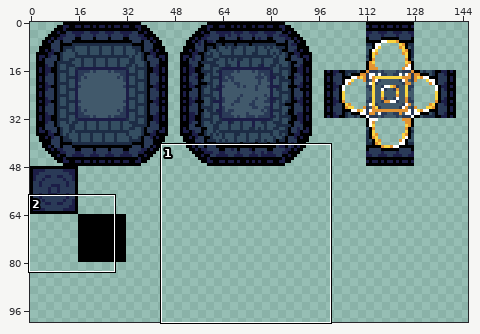
Two versions of one sprite sheet, Assets/Environment/Alantis.png. Above, an overview of the earlier version with the close-up marked.
Close-up. Earlier state:
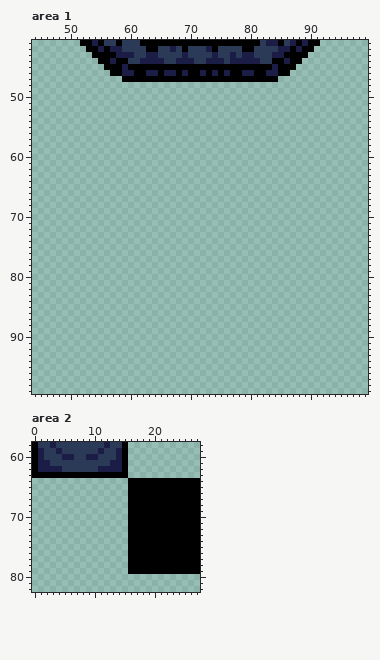
The file is 160x160 pixels. Shown: area 1: x 44..99, y 41..99; area 2: x 0..27, y 58..82. The wide view leaves out empty margins.
The same view after the edit:
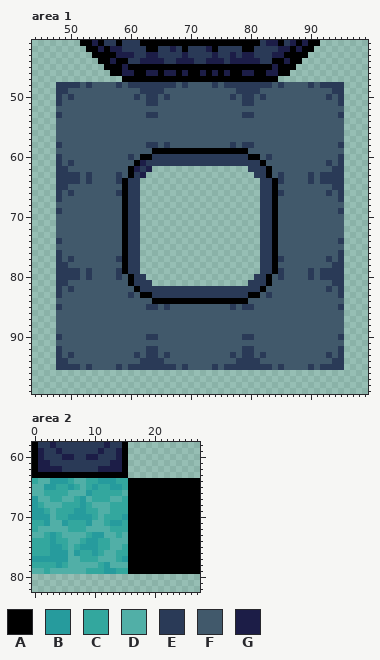
Palette (. is transparent): A #000000  B #269b9d  C #33a79e  D #51afa7  E #2a3a57  F #41596b  G #1c1d47
Difference:
--- area 1
@@ x 44..99 @@
  47 ...............AAAAAAAAAAAAAAAAAAAAAAAAAA...............
- 48 ........................................................
- 49 ........................................................
- 50 ........................................................
- 51 ........................................................
- 52 ........................................................
- 53 ........................................................
- 54 ........................................................
- 55 ........................................................
- 56 ........................................................
- 57 ........................................................
- 58 ........................................................
- 59 ........................................................
- 60 ........................................................
- 61 ........................................................
- 62 ........................................................
- 63 ........................................................
- 64 ........................................................
- 65 ........................................................
- 66 ........................................................
- 67 ........................................................
- 68 ........................................................
- 69 ........................................................
- 70 ........................................................
- 71 ........................................................
- 72 ........................................................
- 73 ........................................................
- 74 ........................................................
- 75 ........................................................
- 76 ........................................................
- 77 ........................................................
- 78 ........................................................
- 79 ........................................................
- 80 ........................................................
- 81 ........................................................
- 82 ........................................................
- 83 ........................................................
- 84 ........................................................
- 85 ........................................................
- 86 ........................................................
- 87 ........................................................
- 88 ........................................................
- 89 ........................................................
- 90 ........................................................
- 91 ........................................................
- 92 ........................................................
- 93 ........................................................
- 94 ........................................................
- 95 ........................................................
+ 48 ....EEEEFEFFFFEFEEEEEEEEFEFFFFEFEEEEEEEEFEFFFFEFEEEE....
+ 49 ....EEFFFFFFFFFFFFEEEEFFFFFFFFFFFFEEEEFFFFFFFFFFFFEE....
+ 50 ....EFEFFFFFFFFFFEFEEFEFFFFFFFFFFEFEEFEFFFFFFFFFFEFE....
+ 51 ....EFFFFFFFFFFFFFFEEFFFFFFFFFFFFFFEEFFFFFFFFFFFFFFE....
+ 52 ....FFFFFFFFFFFFFFFFFFFFFFFFFFFFFFFFFFFFFFFFFFFFFFFF....
+ 53 ....EFFFFFFFFFFFFFFEEFFFFFFFFFFFFFFEEFFFFFFFFFFFFFFE....
+ 54 ....FFFFFFFFFFFFFFFFFFFFFFFFFFFFFFFFFFFFFFFFFFFFFFFF....
+ 55 ....FFFFFFFFFFFFFFFFFFFFFFFFFFFFFFFFFFFFFFFFFFFFFFFF....
+ 56 ....FFFFFFFFFFFFFFFFFFFFFFFFFFFFFFFFFFFFFFFFFFFFFFFF....
+ 57 ....FFFFFFFFFFFFFFFFFFFFFFFFFFFFFFFFFFFFFFFFFFFFFFFF....
+ 58 ....EFFFFFFFFFFFFFFEEFEFFFFFFFFFFEFEEFFFFFFFFFFFFFFE....
+ 59 ....FFFFFFFFFFFFFFFFAAAAAAAAAAAAAAAAFFFFFFFFFFFFFFFF....
+ 60 ....EFFFFFFFFFFFEFAAEEEEEEEEEEEEEEEEAAFEFFFFFFFFFFFE....
+ 61 ....EFEFFFFFFFFFFAGEEEEEEEEEEEEEEEEEEEAFFFFFFFFFFEFE....
+ 62 ....EEFFFFFFFFFFAGEG................EEEAFFFFFFFFFFEE....
+ 63 ....EEEEFEFFFFEFAEG..................EEAFEFFFFEFEEEE....
+ 64 ....EEEEFEFFFFEAEE....................EEAEFFFFEFEEEE....
+ 65 ....EEFFFFFFFFFAEE....................EEAFFFFFFFFFEE....
+ 66 ....EFEFFFFFFFEAEE....................EEAEFFFFFFFEFE....
+ 67 ....EFFFFFFFFFFAEE....................EEAFFFFFFFFFFE....
+ 68 ....FFFFFFFFFFFAEE....................EEAFFFFFFFFFFF....
+ 69 ....EFFFFFFFFFFAEE....................EEAFFFFFFFFFFE....
+ 70 ....FFFFFFFFFFFAEE....................EEAFFFFFFFFFFF....
+ 71 ....FFFFFFFFFFFAEE....................EEAFFFFFFFFFFF....
+ 72 ....FFFFFFFFFFFAEE....................EEAFFFFFFFFFFF....
+ 73 ....FFFFFFFFFFFAEE....................EEAFFFFFFFFFFF....
+ 74 ....EFFFFFFFFFFAEE....................EEAFFFFFFFFFFE....
+ 75 ....FFFFFFFFFFFAEE....................EEAFFFFFFFFFFF....
+ 76 ....EFFFFFFFFFFAEE....................EEAFFFFFFFFFFE....
+ 77 ....EFEFFFFFFFEAEE....................EEAEFFFFFFFEFE....
+ 78 ....EEFFFFFFFFFAEE....................EEAFFFFFFFFFEE....
+ 79 ....EEEEFEFFFFEAEE....................EEAEFFFFEFEEEE....
+ 80 ....EEEEFEFFFFEFAEE..................EEAFEFFFFEFEEEE....
+ 81 ....EEFFFFFFFFFFAEEE................EEEAFFFFFFFFFFEE....
+ 82 ....EFEFFFFFFFFFFAEEEEEEEEEEEEEEEEEEEEAFFFFFFFFFFEFE....
+ 83 ....EFFFFFFFFFFFEFAAEEEEEEEEEEEEEEEEAAFEFFFFFFFFFFFE....
+ 84 ....FFFFFFFFFFFFFFFFAAAAAAAAAAAAAAAAFFFFFFFFFFFFFFFF....
+ 85 ....EFFFFFFFFFFFFFFEEFEFFFFFFFFFFEFEEFFFFFFFFFFFFFFE....
+ 86 ....FFFFFFFFFFFFFFFFFFFFFFFFFFFFFFFFFFFFFFFFFFFFFFFF....
+ 87 ....FFFFFFFFFFFFFFFFFFFFFFFFFFFFFFFFFFFFFFFFFFFFFFFF....
+ 88 ....FFFFFFFFFFFFFFFFFFFFFFFFFFFFFFFFFFFFFFFFFFFFFFFF....
+ 89 ....FFFFFFFFFFFFFFFFFFFFFFFFFFFFFFFFFFFFFFFFFFFFFFFF....
+ 90 ....EFFFFFFFFFFFFFFEEFFFFFFFFFFFFFFEEFFFFFFFFFFFFFFE....
+ 91 ....FFFFFFFFFFFFFFFFFFFFFFFFFFFFFFFFFFFFFFFFFFFFFFFF....
+ 92 ....EFFFFFFFFFFFFFFEEFFFFFFFFFFFFFFEEFFFFFFFFFFFFFFE....
+ 93 ....EFEFFFFFFFFFFEFEEFEFFFFFFFFFFEFEEFEFFFFFFFFFFEFE....
+ 94 ....EEFFFFFFFFFFFFEEEEFFFFFFFFFFFFEEEEFFFFFFFFFFFFEE....
+ 95 ....EEEEFEFFFFEFEEEEEEEEFEFFFFEFEEEEEEEEFEFFFFEFEEEE....
  96 ........................................................
--- area 2
@@ x 0..17 @@
 63 AAAAAAAAAAAAAAAA..
-64 ................AA
-65 ................AA
-66 ................AA
-67 ................AA
-68 ................AA
-69 ................AA
-70 ................AA
-71 ................AA
-72 ................AA
-73 ................AA
-74 ................AA
-75 ................AA
-76 ................AA
-77 ................AA
-78 ................AA
-79 ................AA
+64 CDDBBBCDDCCBBBCCAA
+65 DDBBCCBCDCBCCBBCAA
+66 DDCCCCDDDBCCCCCDAA
+67 BDDCCDDCBDCCCDDCAA
+68 BCDDDCCCBCDDDCCCAA
+69 BBCDCCCBBCCDDCCCAA
+70 BBBDCCBBBBCDCCCBAA
+71 CCBDDBCCCBDDCBBCAA
+72 CDDDDDCCCDDDDCCCAA
+73 DDCBCDDDDCBBDDCDAA
+74 CCCBCCDDCBBCCDDDAA
+75 CCCBBCDCBBBCCDDCAA
+76 CCCBBBDBCCBCDDCCAA
+77 BBBBBBDDCCCDDDCBAA
+78 CCCCBCDDDDDCBDDDAA
+79 DDCDDDDDDCCCBBCCAA
 80 ..................
Changed places in both close-ups, as pixel boxes (x1, y1, x2, y2):
added: (56, 82, 344, 370)
added: (32, 478, 128, 574)
